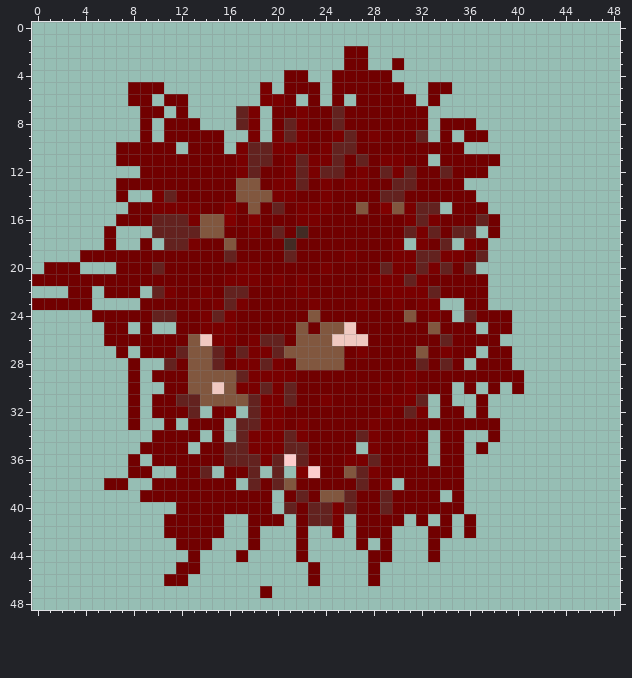
Two versions of one pixel-art sprite, client/resources/images/enemy/zombieDead2/image2.png. The picture above is the old version.
The file is 49x49 pixels.
The result:
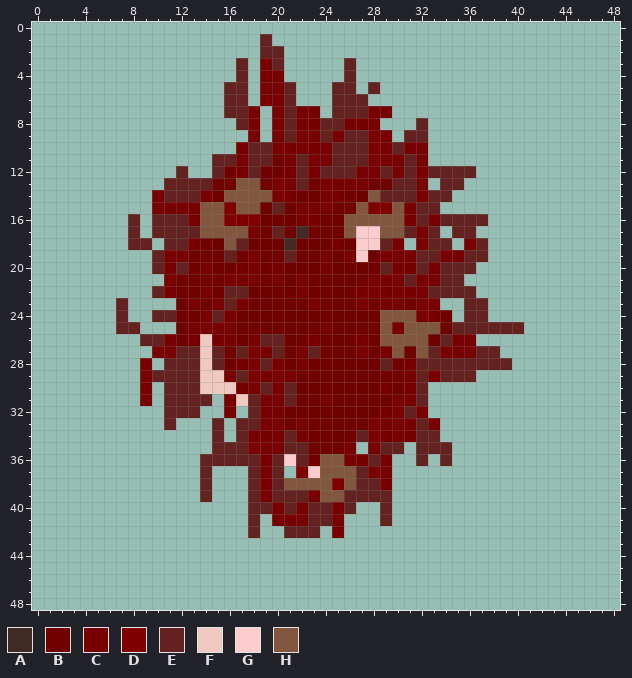
Palette (. is transparent): A #422b24  B #710000  C #790000  D #800000  E #63221f  F #f0c9c1  G #fccdcd  H #81573f
Diff:
y 1: x 19 . -> E
y 2: x 19..20 .. -> EE; x 26..27 BB -> ..
y 3: x 17 . -> E; x 19..20 .. -> CE; x 26..27 BB -> E.; x 30 B -> .
y 4: x 17 . -> E; x 19..22 ..BB -> CC..; x 25..29 BBBBB -> .E...
y 5: x 8..10 BBB -> ...; x 16..17 .. -> EE; x 20..23 .BBB -> CE..; x 25..30 BBBBBB -> EE.E..; x 33..34 BB -> ..
y 6: x 8..9 BB -> ..; x 11..12 BB -> ..; x 16..17 .. -> EE; x 21 B -> E; x 23 B -> .; x 25..31 B.BBBBB -> EEE....; x 33 B -> .
y 7: x 9..10 BB -> ..; x 12 B -> .; x 16 . -> E; x 20..21 BB -> CE; x 23..24 BB -> C.; x 26..32 BBBBBBB -> EECC...
y 8: x 9 B -> .; x 11..13 BBB -> ...; x 20 B -> C; x 23..24 BB -> CE; x 26..32 BBBBBBB -> CCC...E; x 34..36 BBB -> ...
y 9: x 9 B -> .; x 11..15 BBBBB -> .....; x 23..24 BB -> CE; x 27 B -> E; x 29..31 BBB -> C.E; x 34 B -> .; x 36..37 BB -> ..
y 10: x 7..11 BBBBB -> .....; x 13..15 BBB -> ...; x 23 B -> C; x 27..35 BBBBBBBBB -> ECCECC...
y 11: x 7..16 BBBBBBBBBB -> ........EE; x 26 B -> E; x 28 B -> C; x 31..32 BB -> EC; x 34..38 BBBBB -> .....
y 12: x 9..15 BBBBBBB -> ...E..E; x 26 B -> E; x 28 B -> C; x 32..33 BB -> CE; x 35..37 BBB -> EE.
y 13: x 7..14 BBBBBBBB -> ....EEEE; x 25 B -> C; x 32..35 BBBB -> C.EE
y 14: x 7 B -> .; x 12..14 BBB -> EEC; x 16 B -> H; x 25 B -> C; x 28 B -> H; x 31..36 BBBBBB -> ECEE..
y 15: x 8..9 BB -> ..; x 14..15 BB -> HH; x 17 B -> H; x 28 B -> D; x 35..37 BBB -> ...
y 16: x 7..9 BBB -> .E.; x 17 B -> D; x 26..30 BBBBB -> HHHHH; x 34..36 BBB -> EEE; x 38 B -> .
y 17: x 6 B -> .; x 8 . -> E; x 16..17 BB -> HH; x 26..30 BBBBB -> HGGHH; x 34 B -> .; x 38 B -> .
y 18: x 6 B -> .; x 8..9 .B -> EE; x 17 B -> E; x 25 B -> C; x 27..29 BBB -> GGE; x 33 B -> E; x 37 B -> E
y 19: x 4..12 BBBBBBBBB -> ......ECC; x 18 B -> C; x 24 B -> C; x 27 B -> G; x 29 B -> C; x 36 B -> E
y 20: x 1..3 BBB -> ...; x 7..9 BBB -> ...; x 11..12 BB -> CE; x 14 B -> C; x 20 B -> C; x 35 B -> E
y 21: x 0..11 BBBBBBBBBBBB -> ...........C; x 33..37 BBBBB -> CEE..
y 22: x 3..4 BB -> ..; x 6..8 BBB -> ...; x 27..28 BB -> CC; x 34..37 BBBB -> EEE.
y 23: x 0..4 BBBBB -> .....; x 7 . -> E; x 9..11 BBB -> ...; x 29 B -> C; x 36..37 BB -> EE
y 24: x 5..9 BBBBB -> ..E..; x 23 H -> B; x 29..30 BB -> HH; x 32 B -> C; x 37..39 BBB -> E..
y 25: x 6..9 BB.B -> .EE.; x 13 B -> C; x 22 H -> B; x 24..26 HHF -> CBB; x 29..32 BBBB -> HCHH; x 35..40 BB.BB. -> EEEEEE
y 26: x 6..11 BBBBBB -> ...EEC; x 13 H -> C; x 22..27 HHHFFF -> BCBBBC; x 29..32 BBBB -> HHHH; x 35..38 BBBB -> CC..
y 27: x 7 B -> .; x 9..11 BBB -> .CC; x 13..14 HH -> EF; x 21..25 HHHHH -> BCEBB; x 29..30 BB -> CH; x 33 B -> E; x 35..39 BB.BB -> CCEE.
y 28: x 8..9 B. -> .C; x 12..14 BHH -> EEF; x 22..25 HHHH -> CBBB; x 29 B -> E; x 31 B -> C; x 33 B -> E; x 35..39 B.BBB -> EEEEE
y 29: x 8..16 B.BBBHHHH -> .CEEEEFFC; x 32..40 BBBBBBBBB -> ECEEE....
y 30: x 8..9 B. -> .C; x 11..14 BBHH -> EEEF; x 16 H -> F; x 32..34 BBB -> E..; x 36 B -> .; x 38 B -> .; x 40 B -> .
y 31: x 8..11 B.BB -> .C.E; x 14..17 HHHH -> E.CF; x 34 B -> .; x 37 B -> .
y 32: x 8 B -> .; x 10..12 BBB -> .EE; x 15 B -> .; x 30 B -> C; x 34..35 BB -> ..; x 37 B -> .
y 33: x 8 B -> .; x 11 B -> E; x 13..15 BBB -> ..E; x 29..38 BBBBBBBBBB -> CCCEC.....
y 34: x 10..13 BBBB -> ....; x 15 B -> E; x 29..30 BB -> CC; x 32..35 B.BB -> EE..; x 38 B -> .
y 35: x 9..12 BBBB -> ....; x 14..15 BB -> .E; x 26 B -> C; x 29..35 BBBB.BB -> EE.EEE.; x 37 B -> .
y 36: x 8 B -> .; x 10..15 BBBBBB -> ....EE; x 24..25 BB -> HH; x 29..32 BBBB -> C..E; x 34..35 BB -> E.
y 37: x 8..9 BB -> ..; x 12..13 BB -> ..; x 16..17 BB -> ..; x 19 . -> C; x 24..25 BB -> HH; x 29..35 BBBBBBB -> C......
y 38: x 6..7 BB -> ..; x 10..16 BBBBBBB -> ....E..; x 19 B -> C; x 22..26 BBBBB -> HHHDH; x 28 B -> E; x 31..35 BBBBB -> .....
y 39: x 9..21 BBBBBBBBBBB.B -> .....E...ECEE; x 23 B -> C; x 27..28 BB -> EE; x 30..33 BBBB -> ....; x 35 B -> .
y 40: x 12..20 BBBBBBBB. -> ......EEC; x 22 B -> C; x 27..28 BB -> ..; x 30..35 BBBBBB -> ......
y 41: x 11..15 BBBBB -> .....; x 18..22 BBB.B -> E.CCC; x 27..30 BBBB -> ..E.; x 32 B -> .; x 34 B -> .; x 36 B -> .
y 42: x 11..15 BBBBB -> .....; x 18 B -> E; x 21..23 .B. -> EEE; x 27..29 BBB -> ...; x 33..34 BB -> ..; x 36 B -> .
y 43: x 12..14 BBB -> ...; x 18 B -> .; x 22 B -> .; x 27 B -> .; x 29 B -> .; x 33 B -> .
y 44: x 13 B -> .; x 17 B -> .; x 22 B -> .; x 28..29 BB -> ..; x 33 B -> .
y 45: x 12..13 BB -> ..; x 23 B -> .; x 28 B -> .
y 46: x 11..12 BB -> ..; x 23 B -> .; x 28 B -> .
y 47: x 19 B -> .
Where, in picture pixels (left, top, right, bottom), the same in both pictures:
changed: (32, 34, 524, 598)
